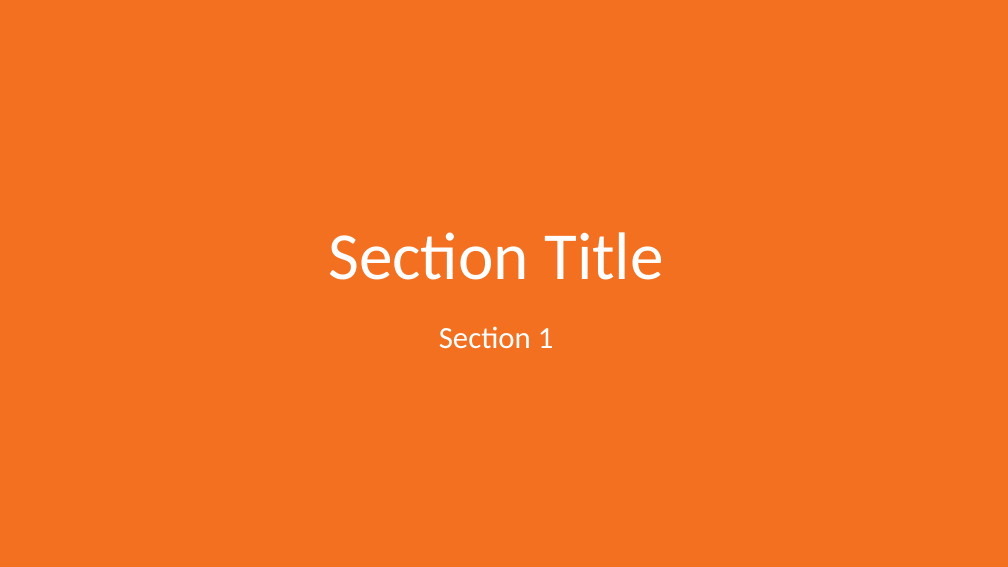
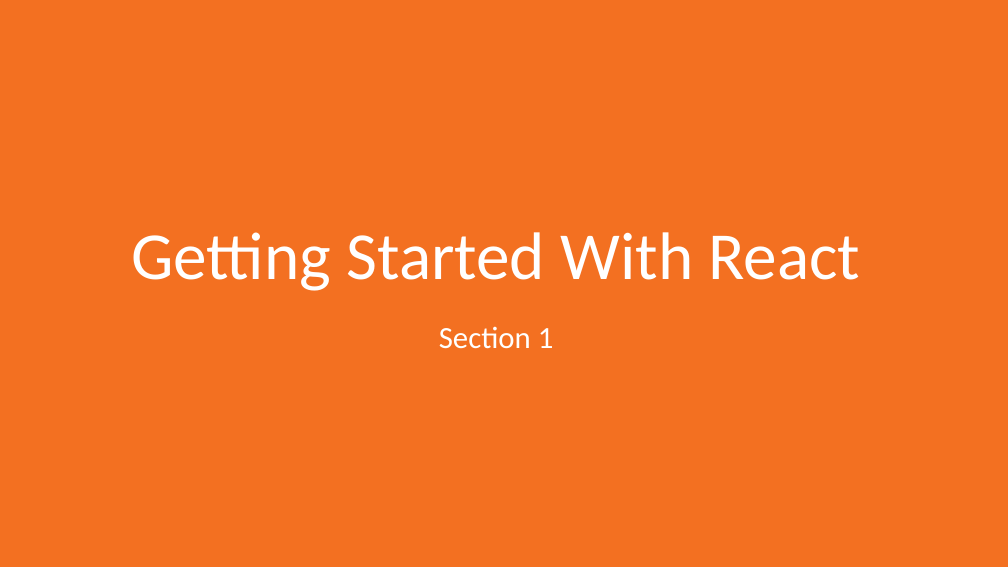
Before and after one commit to sslotsky/next-scripts, a slide deck: slide 1 of video-1.2/1.2.odp. Drawn at 1008x567 pixels with LibreOffice and Linux fonts; fonts in the diff are those of the drawing. Boxes give left, top, right and bottom in pixels: in the first picture for what was removed or moved away, otherwise in the second. Text is boxed around its words. In the diff, an @@ line names an element or a change of style, - is before the commit and + after.

```diff
--- a/video-1.2/1.2.odp
+++ b/video-1.2/1.2.odp
@@ title at box(132, 232, 861, 291): text changed @@
-Section Title
+Getting Started With React
```
Also in this commit, not shown: 2 slides added, 7 slides removed, 24 other files.
